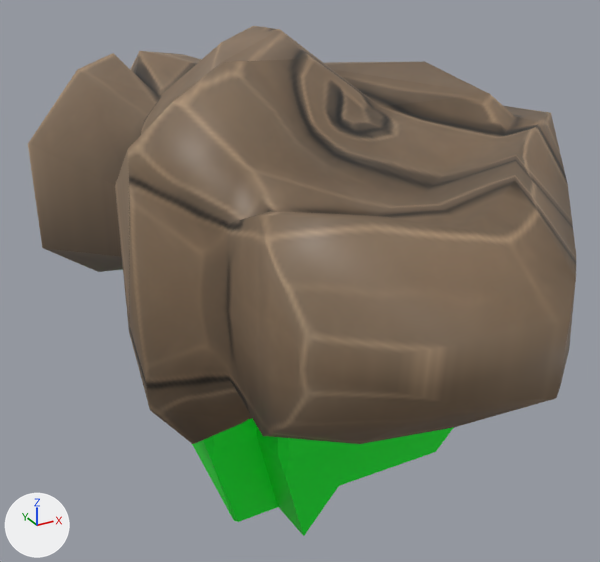
Before and after pictures for a commit that changed the FBX model Astromega/Assets/astn4.fbx.
Before and after are seen from a 50 mm camera at (-0.355, -0.685, 0.52) aimed at (0.005, -0.031, 0.193). The axes (+X, +Y, +Z) are drawn at lower left. The lights are the same throughout. The first picture is the older version. Where no turn or scale is listed for an object, it has been applied to the vertices.

Names of what the first picture shows: 'node_id38', 'node_id88'.
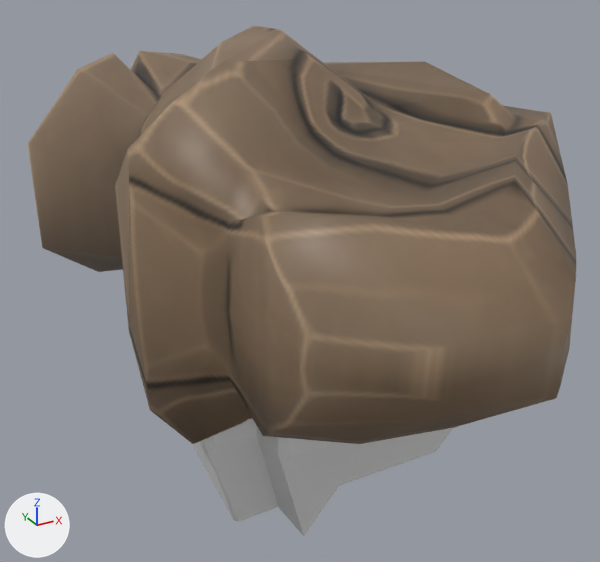
Boxes [x1, y1, x2, y2] around the edits, measured in the pictures (600 x 562 px):
'node_id38', recoloured (green to white)
    both: [192, 418, 453, 536]

The change, as a list of edits to the scene's bpy script:
```text
Change me_mesh_id39_001:
    where me_mesh_id39_001.from_pydata(...)  # 59 vertices, 118 faces; spans x -0.388..-0.076, y 0.074..0.464, z -0.295..-0.045
    remove me_mesh_id39_001.materials.append(mat_astn4m)  # picture img_astn4t_png
```
